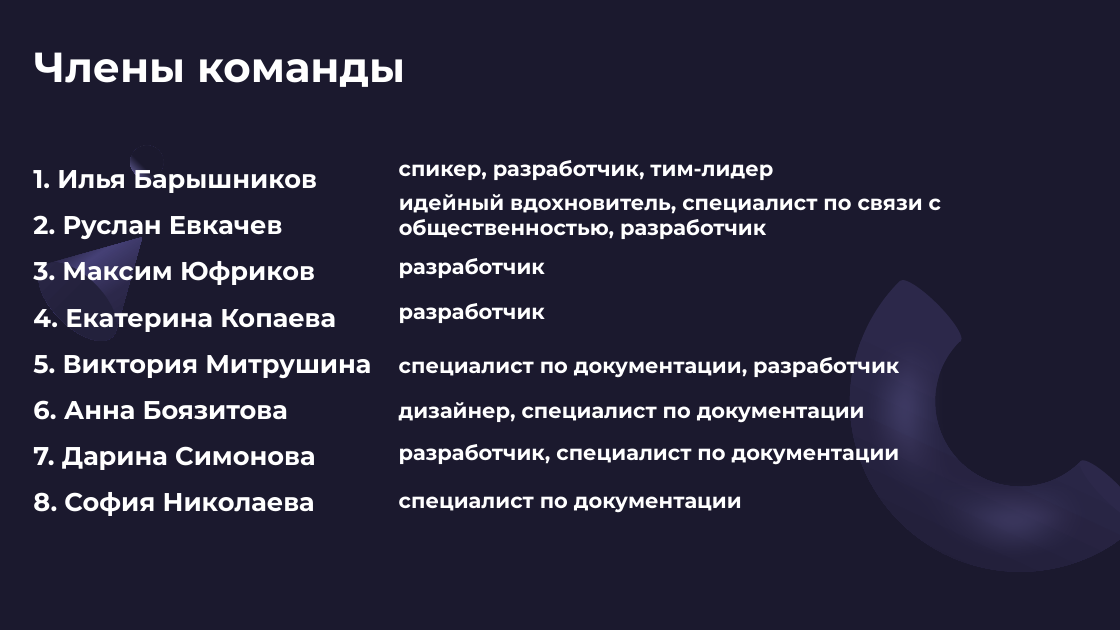
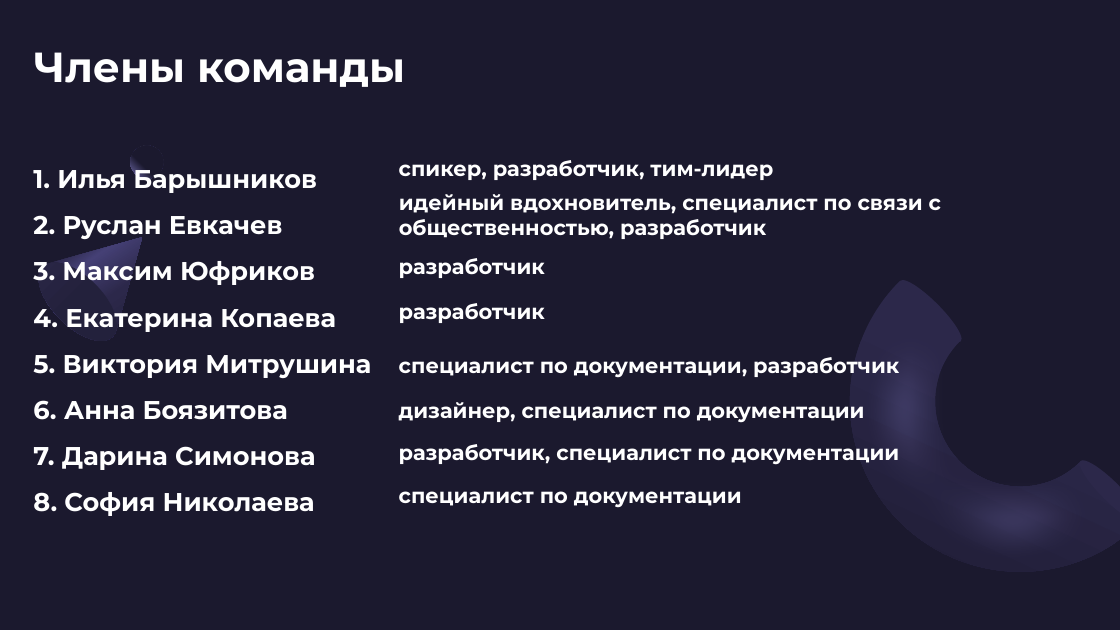
Before and after one commit to Comper123/NPTHub, a slide deck: slide 2 of docs/Презентация.pptx. Drawn at 1120x630 pixels with LibreOffice and Linux fonts; fonts in the diff are those of the drawing. Boxes give left, top, right and bottom in pixels: in the first picture for what was removed or moved away, otherwise in the second. Text is boxed around its words. In the diff, an @@ line names an element or a change of style, - is before the commit and + after.

```diff
--- a/docs/Презентация.pptx
+++ b/docs/Презентация.pptx
@@ text "специалист по документации": place and size @@
-text "специалист по документации" at box(399, 496, 742, 513)
+text "специалист по документации" at box(399, 491, 742, 508)
```
Also in this commit, not shown: 2 other files.
